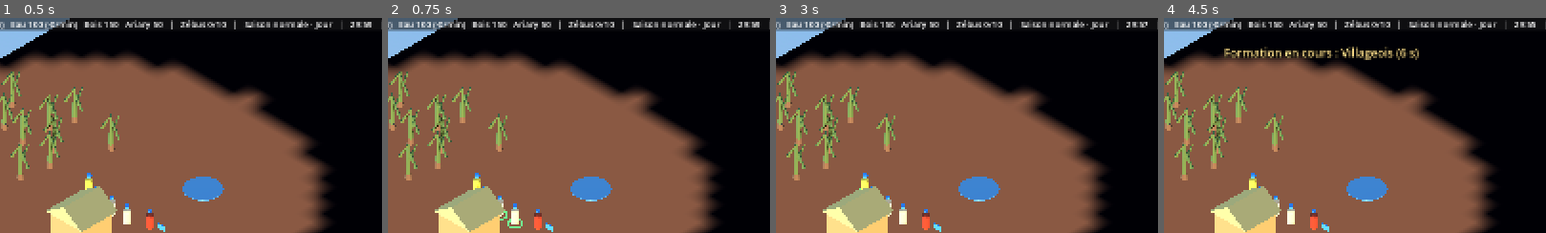
Above: before the commit, frames 1-4 (left to right).
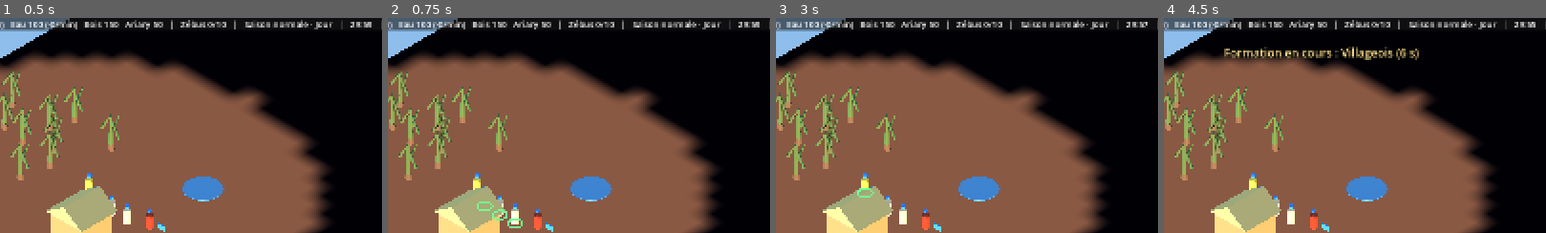
Above: after the commit, the same moments.

Repository: heishandria/dahalo
Game: Godot game, scene res://scenes/main.tscn
Two runs of this game, one before a commit and one after it. Both use one fixed random seed, a clock stepped at 60 frames per second and the inputs below.
Inputs:
- Up to frame 1 (0.5 s): no input
- Up to frame 2 (0.75 s): click "Villageois" at 0.5 s
- Up to frame 3 (3 s): click "Dahalo" at 1.25 s; click "Guerriers" at 2 s; click "Pisteur" at 2.75 s
- Up to frame 4 (4.5 s): click "Aucun" at 3.5 s; click "+ Villageois" at 4.25 s
The pictures show only the part of the screen within x 29-79%, y 0-50%; the shares and areas given below are measured in that part.

Frame 1 is identical in both runs. In frame 2, 0.2% of the frame differs, in the area x 23-35%, y 78-95%; in frame 3, less than 0.1%; in frame 4, nothing differs.

Commit message:
Sélection : les unités derrière un bâtiment restent cliquables (priorité unités + tolérance écran)
- Rayon d'abord sur les unités/zébus (ignore les bâtiments devant), puis unité la plus proche
  du point à l'écran (18 px souris, 34 px doigt), puis bâtiments/ressources/sol
- Anneau de sélection dessiné par-dessus les bâtiments
- Spec interface.md

Co-Authored-By: Claude Opus 5.5 <noreply@anthropic.com>
Claude-Session: https://claude.ai/code/session_01LBZFuQwBKtYsFencaWhgxN

Diff:
--- a/scenes/units/unite.tscn
+++ b/scenes/units/unite.tscn
@@ -19,6 +19,8 @@
 outer_radius = 0.78
 
 [sub_resource type="StandardMaterial3D" id="Mat_anneau"]
+no_depth_test = true
+render_priority = 1
 shading_mode = 0
 albedo_color = Color(0.35, 1, 0.45, 1)
 
--- a/systems/selection_manager.gd
+++ b/systems/selection_manager.gd
@@ -21,6 +21,8 @@
 const MASQUE_UNITES := 2
 const MASQUE_INTERACTIFS := 4
 const COULEUR_CADRE := Color(1.0, 0.85, 0.4)
+const TOLERANCE_SOURIS_PX := 18.0   # rayon de « clic approximatif » autour d'une unité
+const TOLERANCE_DOIGT_PX := 34.0
 
 var selection: Array = []
 var mode_construction := ""     # "" ou un type de bâtiment : le prochain clic / toucher le pose
@@ -260,13 +262,10 @@
 			_placer_fantome(sol.position)
 			_fantome_pose = true
 		return
-	var hit := _raycast(pos, MASQUE_SOL | MASQUE_UNITES | MASQUE_INTERACTIFS)
-	if hit.is_empty():
-		return
-	var c = hit.collider
-	if c is Unite and c.faction == GameRules.PLAYER:
+	var a_moi = _unite_sous(pos, func(u) -> bool: return u is Unite and u.faction == GameRules.PLAYER)
+	if a_moi != null:
 		_vider()
-		_ajouter(c)
+		_ajouter(a_moi)
 		selection_changee.emit(selection)
 	elif not selection.is_empty():
 		_ordre(pos)
@@ -291,11 +290,9 @@
 func _selection_clic(pos: Vector2, ajouter: bool) -> void:
 	if not ajouter:
 		_vider()
-	var hit := _raycast(pos, MASQUE_UNITES | MASQUE_INTERACTIFS)
-	if not hit.is_empty():
-		var c = hit.collider
-		if c is Unite and c.faction == GameRules.PLAYER:
-			_ajouter(c)
+	var a_moi = _unite_sous(pos, func(u) -> bool: return u is Unite and u.faction == GameRules.PLAYER)
+	if a_moi != null:
+		_ajouter(a_moi)
 	selection_changee.emit(selection)
 
 
@@ -329,7 +326,7 @@
 	nettoyer()
 	if selection.is_empty():
 		return
-	var hit := _raycast(pos, MASQUE_SOL | MASQUE_UNITES | MASQUE_INTERACTIFS)
+	var hit := _cible_sous(pos)
 	if hit.is_empty():
 		return
 	var ids: Array = selection.map(func(u) -> int: return u.id)
@@ -379,6 +376,44 @@
 		_maj_forme_fantome()
 
 
+# --- Ciblage : les unités et zébus passent avant les bâtiments ---
+# En vue isométrique, une unité derrière une case reste cliquable : on cherche d'abord les unités
+# (le rayon ignore alors les bâtiments), puis l'unité la plus proche du doigt / curseur à l'écran,
+# et seulement ensuite les bâtiments, ressources et le sol.
+
+## Unité (ou zébu) visible sous le point écran qui passe le filtre, sinon null.
+func _unite_sous(pos: Vector2, filtre: Callable):
+	var hit := _raycast(pos, MASQUE_UNITES)
+	if not hit.is_empty():
+		var c = hit.collider
+		if c is Node3D and c.is_visible_in_tree() and filtre.call(c):
+			return c
+	var cam := get_viewport().get_camera_3d()
+	if cam == null:
+		return null
+	var tolerance := TOLERANCE_DOIGT_PX if DisplayServer.is_touchscreen_available() else TOLERANCE_SOURIS_PX
+	var meilleur = null
+	var d_min := tolerance
+	for groupe in ["unites", "zebus"]:
+		for n in get_tree().get_nodes_in_group(groupe):
+			if not n.is_visible_in_tree() or not filtre.call(n):
+				continue
+			var ecran := cam.unproject_position(n.global_position + Vector3(0.0, 0.9, 0.0))
+			var d := ecran.distance_to(pos)
+			if d < d_min:
+				d_min = d
+				meilleur = n
+	return meilleur
+
+
+## Cible d'un ordre : unité/zébu en priorité, puis bâtiment/ressource, puis le sol.
+func _cible_sous(pos: Vector2) -> Dictionary:
+	var u = _unite_sous(pos, func(_n) -> bool: return true)
+	if u != null:
+		return {"collider": u, "position": u.global_position}
+	return _raycast(pos, MASQUE_SOL | MASQUE_INTERACTIFS)
+
+
 # --- Utilitaires ---
 
 func _rect() -> Rect2:
Not shown, changed: docs/specs/interface.md
